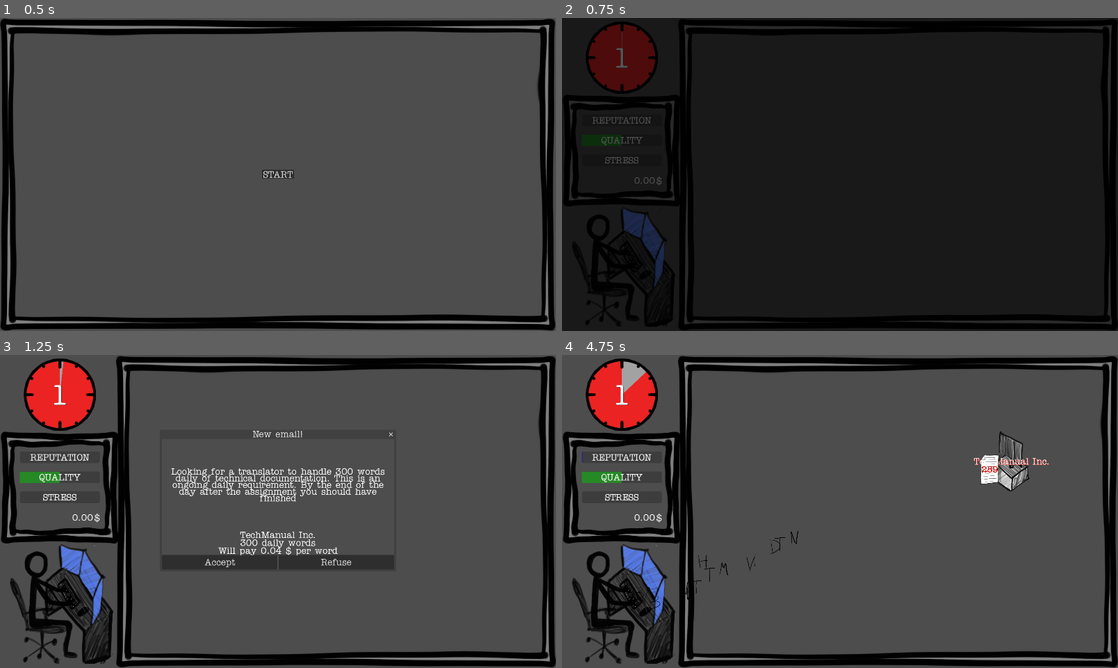
Above: before the commit, frames 1-4 (two rows, left to right).
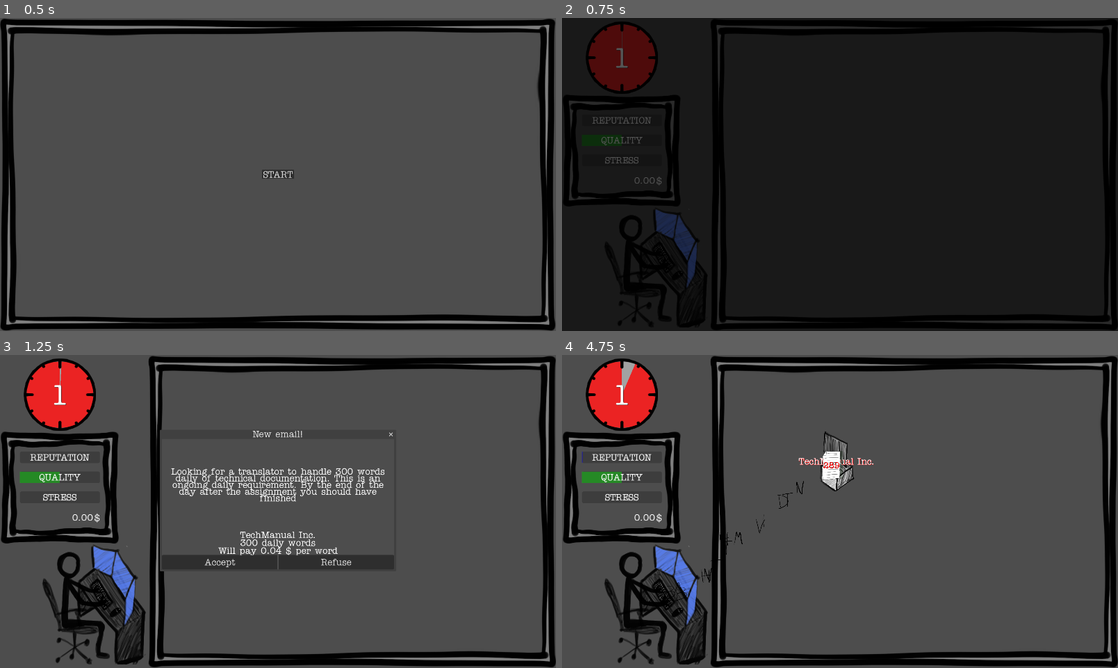
Above: after the commit, the same moments.

Repository: ildede/game-off-2025
Game: Godot game, scene res://scenes/ui/start_screen/start.tscn
Same seed, same stepped clock (60 frames per second), same inputs: the game is played once before the commit and once after it.
Inputs (mouse positions are in pixels of both pictures, inside the frame that each line leads up to; where the layout moved, square brackets give the same spot in the first picture):
- Up to frame 1 (0.5 s): no input
- Up to frame 2 (0.75 s): click "START" at 0.5 s
- Up to frame 3 (1.25 s): no input
- Up to frame 4 (4.75 s): click "Accept" at 1.25 s; click (834, 461) [1012, 461] at 2 s; click (834, 461) [1012, 461] at 2.75 s; click (834, 461) [1012, 461] at 3.5 s; move the mouse to (962, 495) at 4.27 s; click (962, 495) at 4.42 s

Frame 1 is identical in both runs. In frame 2, 4.2% of the frame differs, in the area x 5-64%, y 0-100%; in frame 3, 9.0%; in frame 4, 11%, in the area x 1-91%, y 0-100%.

Commit message:
feat: pile up invoices before being paid

Diff:
--- a/autoloads/global.gd
+++ b/autoloads/global.gd
@@ -3,11 +3,13 @@
 signal new_client_accepted(client_info: Dictionary)
 signal client_send_task(task: Task)
 signal letter_hit_task(letter: Letter, task: Task)
+signal task_finished(id: int, value: float)
 signal update_reputation(value: float)
 signal update_stress(value: float)
 signal update_quality(value: float)
 signal update_money(value: float)
 signal update_day_count(value: int)
+
 signal game_over
 signal ui_update
 
@@ -19,6 +21,7 @@
 	new_client_accepted.connect(handle_new_client_accepted)
 	client_send_task.connect(handle_client_send_task)
 	letter_hit_task.connect(handle_letter_hit_task)
+	task_finished.connect(handle_task_finished)
 	update_reputation.connect(handle_update_reputation)
 	update_stress.connect(handle_update_stress)
 	update_quality.connect(handle_update_quality)
@@ -27,8 +30,8 @@
 	game_over.connect(handle_game_over)
 
 func handle_new_client_accepted(client_info: Dictionary) -> void:
+	print("[GLOBAL] handle_new_client_accepted")
 	game_state.clients.append(client_info)
-	print("Client count", game_state.clients.size())
 
 func handle_client_send_task(_task: Task) -> void:
 	print("[GLOBAL] handle_client_send_task")
@@ -37,6 +40,13 @@
 func handle_letter_hit_task(_letter: Letter, _task: Task) -> void:
 	print("[GLOBAL] handle_letter_hit_task")
 	game_state.translated_words += game_config.words_per_letter
+
+func handle_task_finished(id: int, value: float) -> void:
+	print("[GLOBAL] handle_task_finished")
+	game_state.task_finished += 1
+	game_state.reputation += 0.2
+	game_state.stress -= 0.5
+	ui_update.emit()
 
 func handle_update_reputation(value: float) -> void:
 	print("[GLOBAL] handle_update_reputation")
@@ -77,15 +87,16 @@
 	game_state = State.new()
 
 class Config:
-	var day_lenght_in_seconds: float = 30
-	var seconds_between_events: int = 10
-	var words_per_letter: int = 10
+	var day_lenght_in_seconds: float = 60
+	var seconds_between_events: int = 5
+	var words_per_letter: int = 40
 	var max_stress_level: float = 100
 
 class State:
 	var current_day = 1
 	var words_per_day: int = 2500
 	var task_received: int = 0
+	var task_finished: int = 0
 	var translated_words: int = 0
 
 	var reputation: float = 0
--- a/scenes/game/translator/translator.gd
+++ b/scenes/game/translator/translator.gd
@@ -32,9 +32,7 @@
 		var is_finished = tasks[found_index].update_progress(letter)
 		if is_finished:
 			var task_found = tasks.pop_at(found_index)
-			Global.update_money.emit(task_found.money_value)
-			Global.update_reputation.emit(0.2)
-			Global.update_stress.emit(-0.5)
+			Global.task_finished.emit(task_found.get_task_id(), task_found.money_value)
 			task_found.queue_free()
 		letter.queue_free()
 
--- /dev/null
+++ b/scenes/ui/invoices/invoice.gd
@@ -0,0 +1,14 @@
+extends Node2D
+class_name Invoice
+
+signal invoice_clicked()
+
+var amount: int = 0
+
+func _ready():
+	$Area2D.input_event.connect(_on_area_2d_input_event)
+
+func _on_area_2d_input_event(_viewport: Node, event: InputEvent, _shape_idx: int) -> void:
+	if event is InputEventMouseButton and event.pressed:
+		get_viewport().set_input_as_handled()
+		invoice_clicked.emit()
--- /dev/null
+++ b/scenes/ui/invoices/invoice.tscn
@@ -0,0 +1,21 @@
+[gd_scene load_steps=3 format=3 uid="uid://dejuwbvt3slkw"]
+
+[ext_resource type="Texture2D" uid="uid://c3gws3sshfflo" path="res://scenes/game/entities/task/task.png" id="1_7ft1s"]
+[ext_resource type="Script" uid="uid://cs63yaddrupxt" path="res://scenes/ui/invoices/invoice.gd" id="2_gu7gp"]
+
+[node name="Invoice" type="Node2D"]
+script = ExtResource("2_gu7gp")
+
+[node name="Sprite" type="Sprite2D" parent="."]
+scale = Vector2(1, 0.5)
+skew = 0.87266463
+texture = ExtResource("1_7ft1s")
+
+[node name="Area2D" type="Area2D" parent="."]
+scale = Vector2(1, 0.5)
+skew = 0.8726646
+
+[node name="CollisionShape" type="CollisionPolygon2D" parent="Area2D"]
+polygon = PackedVector2Array(-608.7213, 1026.7777, -605.6105, -675.18414, -375.01886, -973.8831, 599.4059, -983.2174, 583.6498, 886.7626)
+
+[connection signal="input_event" from="Area2D" to="." method="_on_area_2d_input_event"]
--- /dev/null
+++ b/scenes/ui/invoices/invoices.gd
@@ -0,0 +1,39 @@
+extends Node2D
+class_name Invoices
+
+var invoice = preload("res://scenes/ui/invoices/invoice.tscn")
+var waiting_to_be_processed: Array[_Invoice] = []
+var child_added = []
+
+class _Invoice:
+	var task_id: int
+	var money_value: float
+
+	func _init(id: int, value: float) -> void:
+		task_id = id
+		money_value = value
+
+func _ready() -> void:
+	Global.task_finished.connect(add_invoice)
+
+func add_invoice(id: int, value: float):
+	print("add_invoice {id} ${value}".format({"id":id,"value":value}))
+	var created = _Invoice.new(id, value)
+	var new_invoice = invoice.instantiate()
+	new_invoice.position = self.global_position + Vector2(randi_range(-50,50), -(waiting_to_be_processed.size()*100))
+	waiting_to_be_processed.append(created)
+	child_added.append(new_invoice)
+	add_child(new_invoice)
+	new_invoice.invoice_clicked.connect(_on_single_invoice_clicked)
+
+func _on_single_invoice_clicked():
+	print("[Invoices] _on_single_invoice_clicked, collecting everything")
+	var total = waiting_to_be_processed.reduce(func(acc, element): return acc + element.money_value, 0)
+	Global.update_money.emit(total)
+	waiting_to_be_processed.clear()
+	for child in child_added:
+		child.queue_free()
+	child_added.clear()
+
+#func sum_invoce_amount(accum: float, element: _Invoice) -> float:
+	#return accum + element.money_value
--- /dev/null
+++ b/scenes/ui/invoices/invoices.tscn
@@ -0,0 +1,7 @@
+[gd_scene load_steps=2 format=3 uid="uid://b3cihatsnroda"]
+
+[ext_resource type="Script" uid="uid://b1y7bowxc4mdh" path="res://scenes/ui/invoices/invoices.gd" id="1_qkexr"]
+
+[node name="Invoices" type="Node2D"]
+scale = Vector2(0.08, 0.08)
+script = ExtResource("1_qkexr")
--- a/scenes/ui/main_screen/main.gd
+++ b/scenes/ui/main_screen/main.gd
@@ -16,7 +16,6 @@
 	Global.game_over.connect(handle_game_over)
 	add_child(client_data)
 	for client_info in Global.game_state.clients:
-		print("adding client")
 		add_new_client(client_info)
 	get_tree().paused = false
 
@@ -30,7 +29,7 @@
 	print("[MAIN] add_new_client")
 	var client: Client = client_scene.instantiate()
 	var screen = get_visible_screen()
-	var client_position = Vector2(randi_range(500, screen[0]-110), randi_range(140, screen[1]-160))
+	var client_position = Vector2(randi_range(700, screen[0]-110), randi_range(140, screen[1]-160))
 	var translator_position = $Translator.global_position
 	client.initialize(client_position, translator_position, client_info)
 	add_child(client)
--- a/scenes/ui/main_screen/main.tscn
+++ b/scenes/ui/main_screen/main.tscn
@@ -1,9 +1,10 @@
-[gd_scene load_steps=5 format=3 uid="uid://b8cdvr2tr0y4c"]
+[gd_scene load_steps=6 format=3 uid="uid://b8cdvr2tr0y4c"]
 
 [ext_resource type="Script" uid="uid://b1mqk1kknrr1k" path="res://scenes/ui/main_screen/main.gd" id="1_ig7tw"]
 [ext_resource type="PackedScene" uid="uid://c7gpddms8dggn" path="res://scenes/ui/game_information/game_information.tscn" id="2_iu1df"]
 [ext_resource type="PackedScene" uid="uid://dibf4fgjie87y" path="res://scenes/game/translator/translator.tscn" id="3_h2yge"]
 [ext_resource type="PackedScene" uid="uid://cgypytgu10ukf" path="res://scenes/ui/popup_message/popup_message.tscn" id="4_iu1df"]
+[ext_resource type="PackedScene" uid="uid://b3cihatsnroda" path="res://scenes/ui/invoices/invoices.tscn" id="5_i25ov"]
 
 [node name="Main" type="Node2D"]
 script = ExtResource("1_ig7tw")
@@ -11,13 +12,13 @@
 [node name="GameInformation" parent="." instance=ExtResource("2_iu1df")]
 
 [node name="WorldPanel" type="PanelContainer" parent="."]
-offset_left = 400.0
+offset_left = 512.0
 offset_top = 1.0
 offset_right = 1922.0
 offset_bottom = 1079.0
 
 [node name="Translator" parent="." instance=ExtResource("3_h2yge")]
-position = Vector2(224, 856)
+position = Vector2(336, 858)
 
 [node name="EventSpawner" type="Timer" parent="."]
 wait_time = 0.5
@@ -26,4 +27,7 @@
 
 [node name="PopupMessage" parent="." instance=ExtResource("4_iu1df")]
 
+[node name="Invoices" parent="." instance=ExtResource("5_i25ov")]
+position = Vector2(80, 950)
+
 [connection signal="timeout" from="EventSpawner" to="." method="new_email_from_client"]
Not shown, added: scenes/ui/invoices/invoice.gd.uid
Not shown, added: scenes/ui/invoices/invoices.gd.uid
